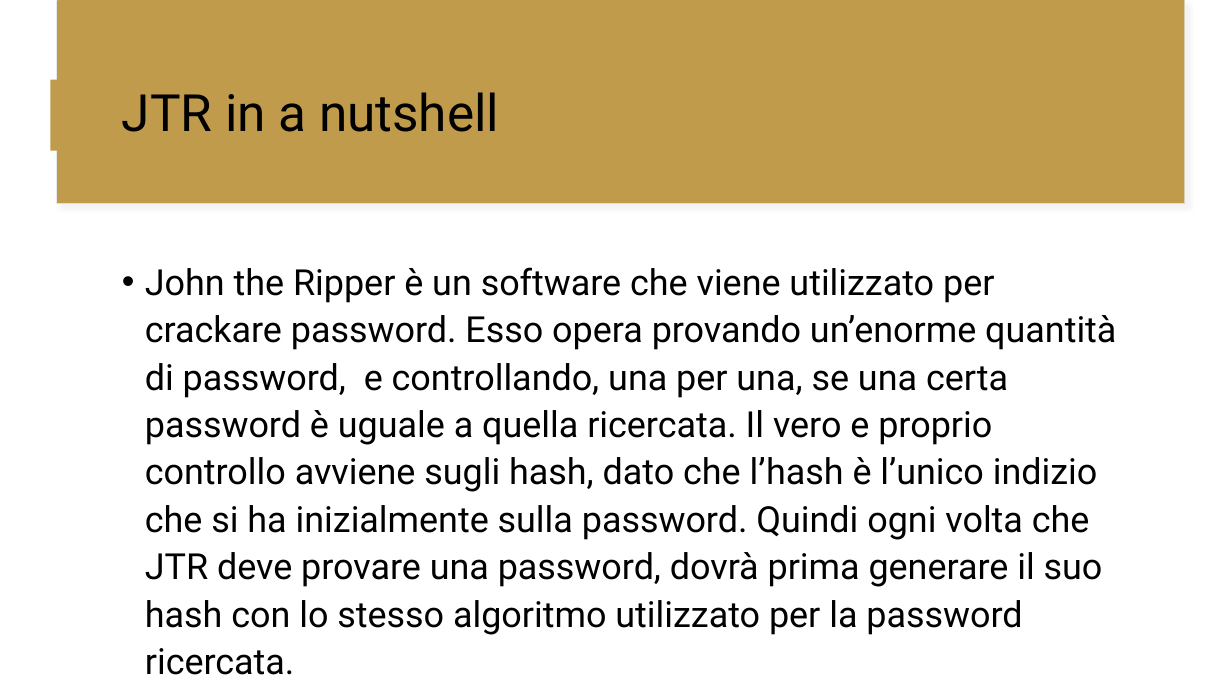
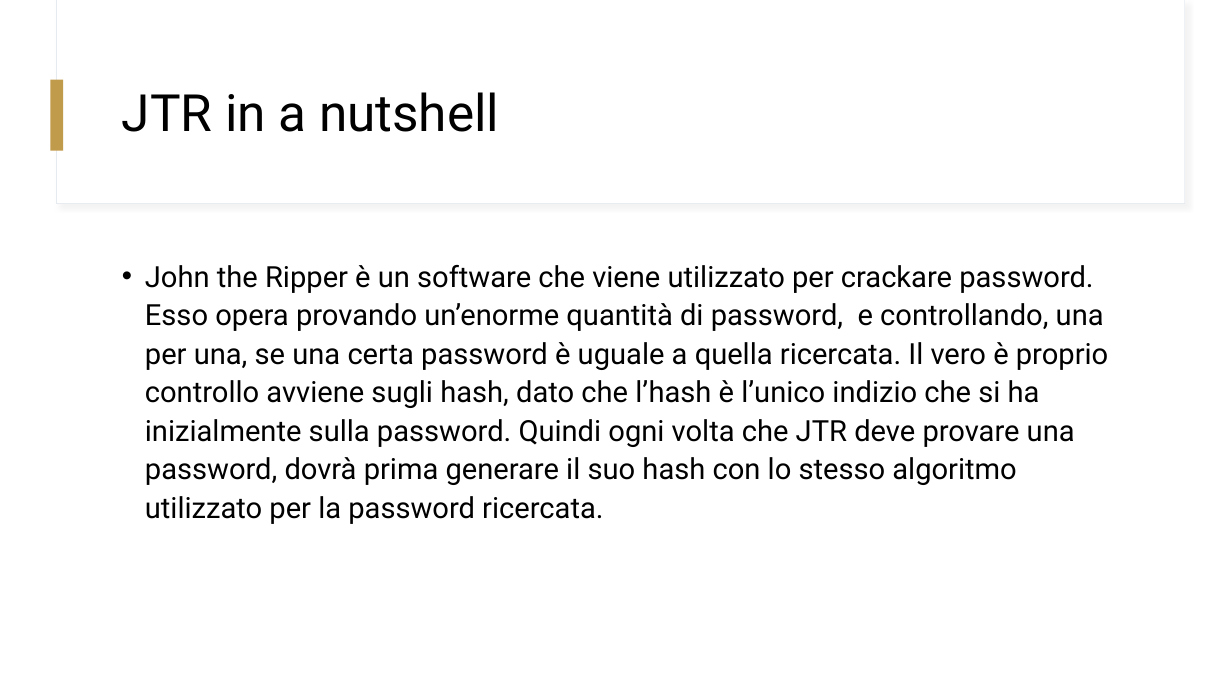
Before and after one commit to GiorgioBelli/npJohn, a slide deck: slide 2 of docs/NPJohn.pptx. Drawn at 1232x693 pixels with LibreOffice and Linux fonts; fonts in the diff are those of the drawing. Boxes give left, top, right and bottom in pixels: in the first picture for what was removed or moved away, otherwise in the second. Text is boxed around its words. In the diff, an @@ line names an element or a change of style, - is before the commit and + after.

```diff
--- a/docs/NPJohn.pptx
+++ b/docs/NPJohn.pptx
@@ rectangle at [56,0,1185,204]: fill #C19B4C to #FFFFFF @@
@@ rectangle at [57,0,1185,203]: fill #C19B4C to #FFFFFF @@
@@ text at [145,265,1108,524]: text changed; size 28 to 22.7 pt @@
-• John the Ripper è un software che viene utilizzato per crackare password. Esso opera provando un’enorme quantità di password, e controllando, una per una, se una certa password è uguale a quella ricercata. Il vero e proprio controllo avviene sugli hash, dato che l’hash è l’unico indizio che si ha inizialmente sulla password. Quindi ogni volta che JTR deve provare una password, dovrà prima generare il suo hash con lo stesso algoritmo utilizzato per la password ricercata.
+• John the Ripper è un software che viene utilizzato per crackare password. Esso opera provando un’enorme quantità di password, e controllando, una per una, se una certa password è uguale a quella ricercata. Il vero è proprio controllo avviene sugli hash, dato che l’hash è l’unico indizio che si ha inizialmente sulla password. Quindi ogni volta che JTR deve provare una password, dovrà prima generare il suo hash con lo stesso algoritmo utilizzato per la password ricercata.
```
Also in this commit, not shown: 6 other slides changed, 1 slide added, 3 slides removed, 2 other files.
